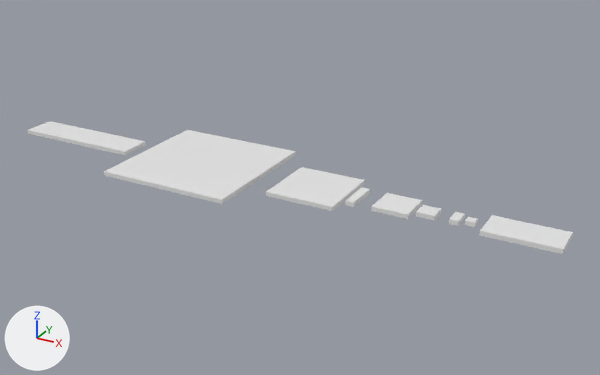
Renders of the Blender file Environnements Pre-tests/The Great Prison/floor/Floor.blend from each side of a commit.
Before and after are seen from a 50 mm lens placed at (47.2, -147.7, 72.6), pointed at (-35.8, 3.3, -2.9). Arrows for +X, +Y and +Z are at lower left; the lights stay in place. The older version comes first.

The scene before the commit, as lines of its bpy script (objects in view):
```python
ob_ground_12_8 = bpy.data.objects.new('Ground 12*8', me_plane_008)
ob_ground_12_8.location = (16.0, 0.0, 0.0)
ob_ground_16_16 = bpy.data.objects.new('Ground 16*16', me_plane_005)
ob_ground_16_16.location = (-30.0, 0.0, 0.0)
ob_ground_2_8 = bpy.data.objects.new('Ground 2*8', me_plane_004)
ob_ground_2_8.location = (-20.0, 0.0, 0.0)
ob_ground_2___4 = bpy.data.objects.new('Ground 2 * 4', me_plane_001)
ob_ground_2___4.location = (2.0, 0.0, 0.0)
ob_ground_32___32 = bpy.data.objects.new('Ground 32 * 32', me_plane_006)
ob_ground_32___32.location = (-60.0, 0.0, 0.0)
ob_ground_32___8 = bpy.data.objects.new('Ground 32 * 8', me_plane_007)
ob_ground_32___8.location = (-96.0, 0.0, 0.0)
ob_ground_4___4 = bpy.data.objects.new('Ground 4 * 4 ', me_plane)
ob_ground_4___4.location = (-4.0, 0.0, 0.0)
ob_ground_8_8 = bpy.data.objects.new('Ground 8*8 ', me_plane_003)
ob_ground_8_8.location = (-11.0, 0.0, 0.0)
```
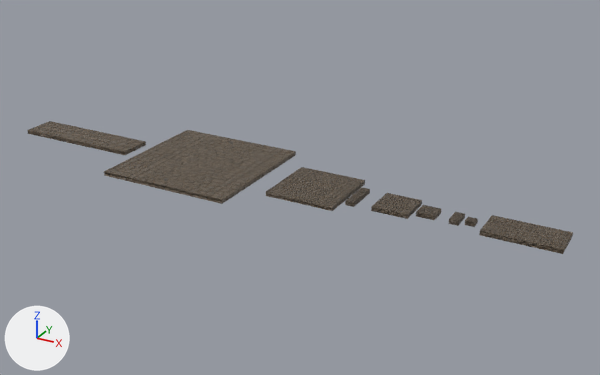
Patch to the scene script:
```diff
--- a/Environnements Pre-tests/The Great Prison/floor/Floor.blend.py
+++ b/Environnements Pre-tests/The Great Prison/floor/Floor.blend.py
@@ img_cobblestone_floor_09_diff_1k_jpg @@
+img_cobblestone_floor_09_diff_1k_jpg = load_image('cobblestone_floor_09_diff_1k.jpg', '../../Textures/cobblestone_floor_09_1k/textures/cobblestone_floor_09_diff_1k.jpg', 1024, 1024, 'sRGB')
@@ img_cobblestone_floor_09_disp_1k_png @@
+img_cobblestone_floor_09_disp_1k_png = load_image('cobblestone_floor_09_disp_1k.png', '../../Textures/cobblestone_floor_09_1k/textures/cobblestone_floor_09_disp_1k.png', 1024, 1024, 'Non-Color')
@@ mat_paved_material @@
+mat_paved_material = bpy.data.materials.new('Paved material')
+# uses the picture img_cobblestone_floor_09_diff_1k_jpg
+# uses the picture img_cobblestone_floor_09_disp_1k_png
@@ me_plane @@
 me_plane.from_pydata(...)  # 8 vertices, 6 faces; spans x -2.0..2.0, y -2.0..2.0, z -1.0..0.0
+me_plane.materials.append(mat_paved_material)
@@ me_plane_001 @@
 me_plane_001.from_pydata(...)  # 8 vertices, 6 faces; spans x -1.0..1.0, y -2.0..2.0, z -1.0..0.0
+me_plane_001.materials.append(mat_paved_material)
@@ me_plane_002 @@
 me_plane_002.from_pydata(...)  # 8 vertices, 6 faces; spans x -1.0..1.0, y -1.0..1.0, z -1.0..0.0
+me_plane_002.materials.append(mat_paved_material)
@@ me_plane_003 @@
 me_plane_003.from_pydata(...)  # 8 vertices, 6 faces; spans x -4.0..4.0, y -4.0..4.0, z -1.0..0.0
+me_plane_003.materials.append(mat_paved_material)
@@ me_plane_004 @@
 me_plane_004.from_pydata(...)  # 8 vertices, 6 faces; spans x -1.0..1.0, y -4.0..4.0, z -1.0..0.0
+me_plane_004.materials.append(mat_paved_material)
@@ me_plane_005 @@
 me_plane_005.from_pydata(...)  # 8 vertices, 6 faces; spans x -8.0..8.0, y -8.0..8.0, z -1.0..0.0
+me_plane_005.materials.append(mat_paved_material)
@@ me_plane_006 @@
 me_plane_006.from_pydata(...)  # 8 vertices, 6 faces; spans x -16.0..16.0, y -16.0..16.0, z -1.0..0.0
+me_plane_006.materials.append(mat_paved_material)
@@ me_plane_007 @@
 me_plane_007.from_pydata(...)  # 8 vertices, 6 faces; spans x -16.0..16.0, y -4.0..4.0, z -1.0..0.0
+me_plane_007.materials.append(mat_paved_material)
@@ me_plane_008 @@
 me_plane_008.from_pydata(...)  # 8 vertices, 6 faces; spans x -8.0..8.0, y -4.0..4.0, z -1.0..0.0
+me_plane_008.materials.append(mat_paved_material)
```

Changed parts and their boxes [x1, y1, x2, y2] in the pictures (600 x 375 px):
'Ground 32 * 32', recoloured (white to brown): [104, 130, 296, 204] in both
'Ground 16*16', recoloured (white to brown): [266, 167, 365, 211] in both
'Ground 12*8', recoloured (white to brown): [479, 215, 573, 254] in both
'Ground 32 * 8', recoloured (white to brown): [27, 121, 146, 155] in both
'Ground 8*8 ', recoloured (white to brown): [371, 193, 422, 219] in both
'Ground 4 * 4 ', recoloured (white to brown): [416, 205, 441, 220] in both
'Ground 2*8', recoloured (darker): [345, 187, 370, 207] in both
'Ground 2 * 4', recoloured (white to brown): [449, 212, 465, 226] in both
'Ground 2 * 2', recoloured: [465, 217, 478, 227] in both
